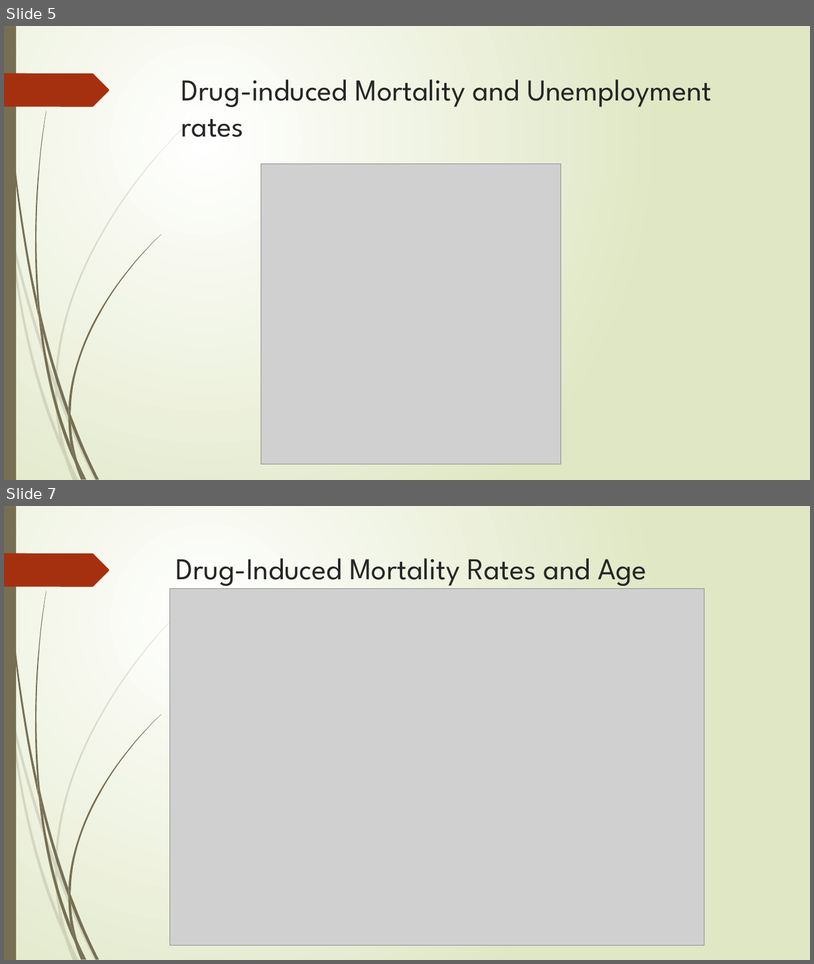
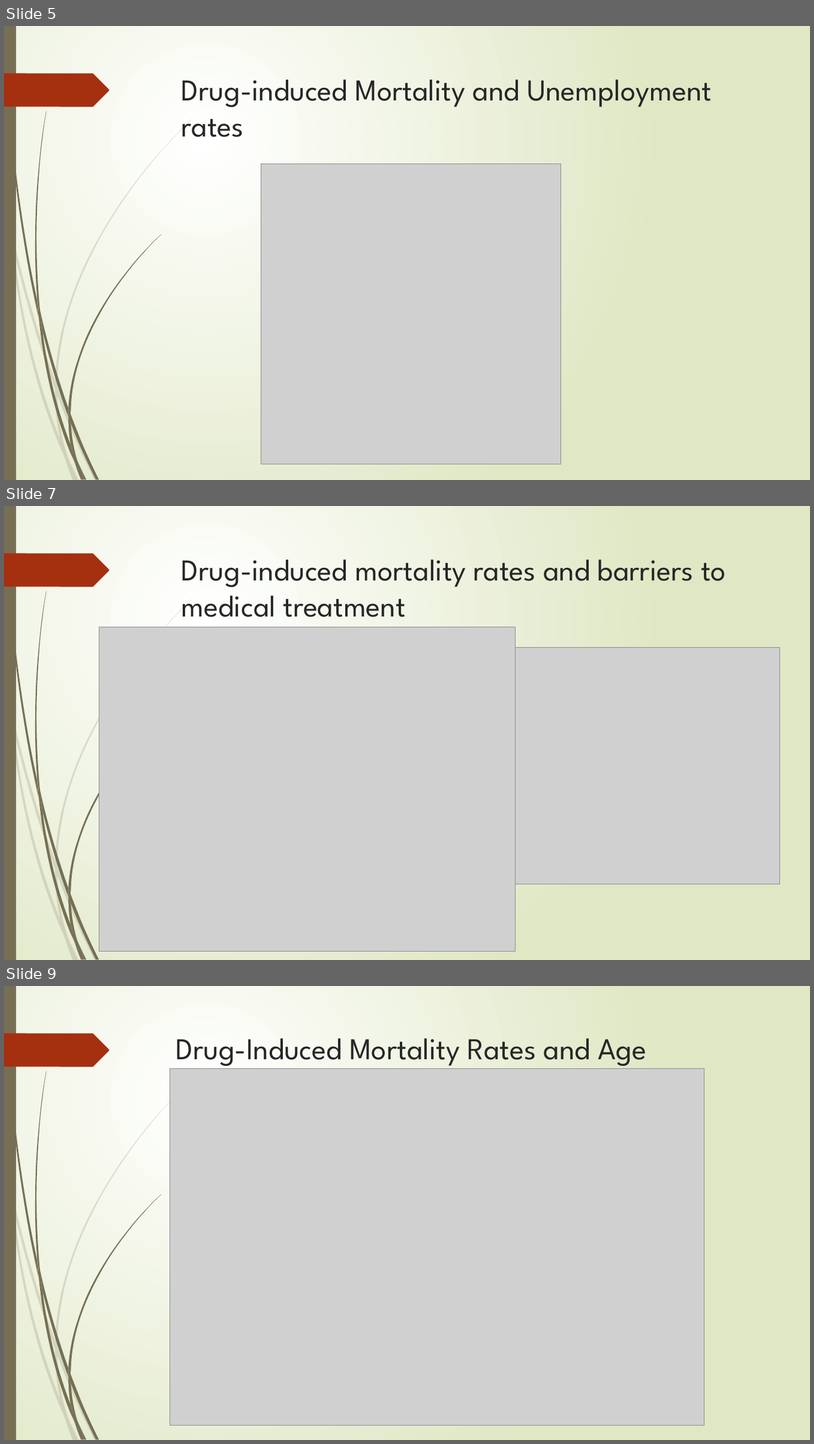
Before and after one commit to yayunl/DataViz-Project1, a slide deck: Drug Mortality and Socio-Economic conditions in Connecticut.pptx. Shown one above the other, each under a label of ours: slides 5 and 7 before the commit, slides 5, 7 and 9 after it; the slides between them are not shown. The pictures are 814x964 and 814x1444 pixels, drawn with LibreOffice and Linux fonts; fonts in the diff are those of the drawing; grey boxes stand for pictures. Boxes give left, top, right and bottom in pixels: in the first picture for what was removed or moved away, otherwise in the second. Text is boxed around its words. In the diff, an @@ line names an element or a change of style, - is before the commit and + after.

```diff
--- a/Drug Mortality and Socio-Economic conditions in Connecticut.pptx
+++ b/Drug Mortality and Socio-Economic conditions in Connecticut.pptx
@@ slide 7 added at (4,506,810,960), background gradient #FFFFFF to #DFE8C4; not listed: 24 template elements that a slide beside it also shows @@
@@ title added at (182,559,726,617), 36 pt, text #262626 @@
+Drug-induced mortality rates and barriers to medical treatment
@@ picture added at (99,627,516,951) @@
@@ picture added at (516,647,781,883) @@
@@ what was slide 7 is now slide 9 @@
```
Also in this commit, not shown: 1 slide changed, 1 other slide added.
